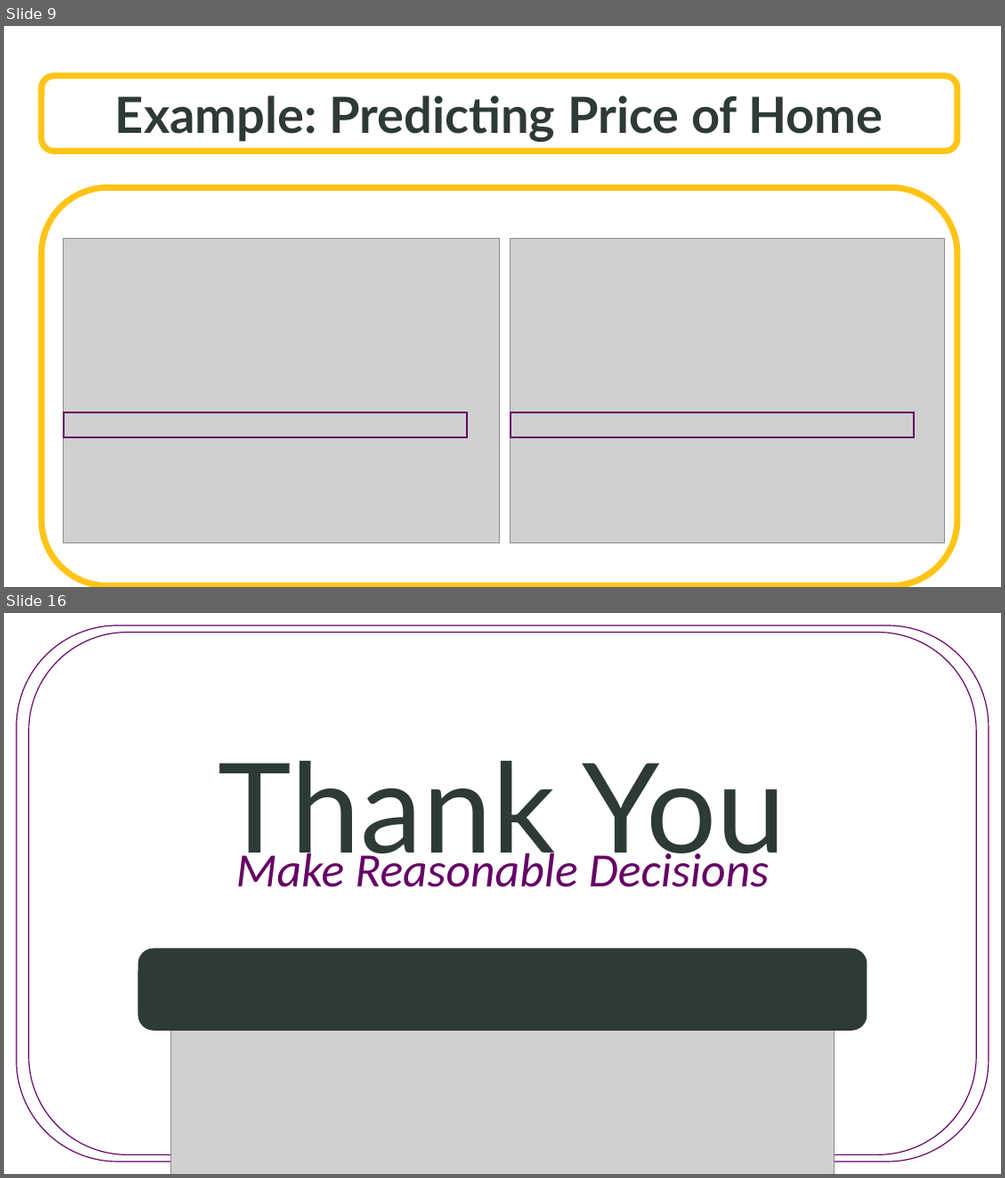
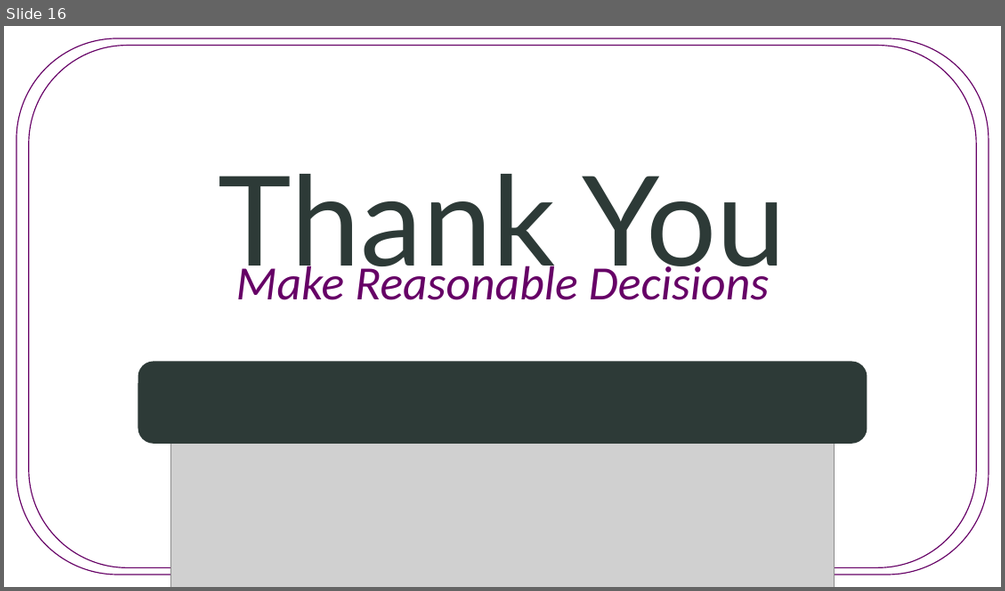
Before and after one commit to SuperMarioGiacomazzo/STOR455_WEBSITE, a slide deck: Lectures/16 - Techniques for Choosing Predictors.pptx. Shown one above the other, each under a label of ours: slides 9 and 16 before the commit, slide 16 after it; the slides between them are not shown. The pictures are 1005x1178 and 1005x591 pixels, drawn with LibreOffice and Linux fonts; fonts in the diff are those of the drawing; grey boxes stand for pictures; background and template pictures are left out. Boxes give left, top, right and bottom in pixels: in the first picture for what was removed or moved away, otherwise in the second. Text is boxed around its words. In the diff, an @@ line names an element or a change of style, - is before the commit and + after.

```diff
--- a/Lectures/16 - Techniques for Choosing Predictors.pptx
+++ b/Lectures/16 - Techniques for Choosing Predictors.pptx
@@ slide 9 removed at bbox=[4, 26, 1001, 587], background picture (left out) @@
@@ rounded rectangle removed at bbox=[41, 76, 957, 151] @@
-Example: Predicting Price of Home
@@ rounded rectangle removed at bbox=[41, 187, 957, 586] @@
@@ picture removed at bbox=[64, 238, 500, 543] @@
@@ picture removed at bbox=[510, 238, 944, 543] @@
@@ rectangle removed at bbox=[64, 412, 467, 437] @@
@@ rectangle removed at bbox=[510, 412, 914, 437] @@
```
Also in this commit, not shown: 8 slides added, 7 other slides removed, 10 other files.
